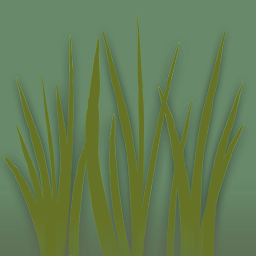
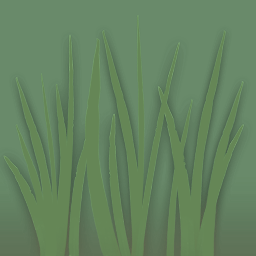
The second 256px x 256px image is a revision of the first. Changes to its layers:
painted on "レイヤー 2" over [3, 15, 244, 256]
